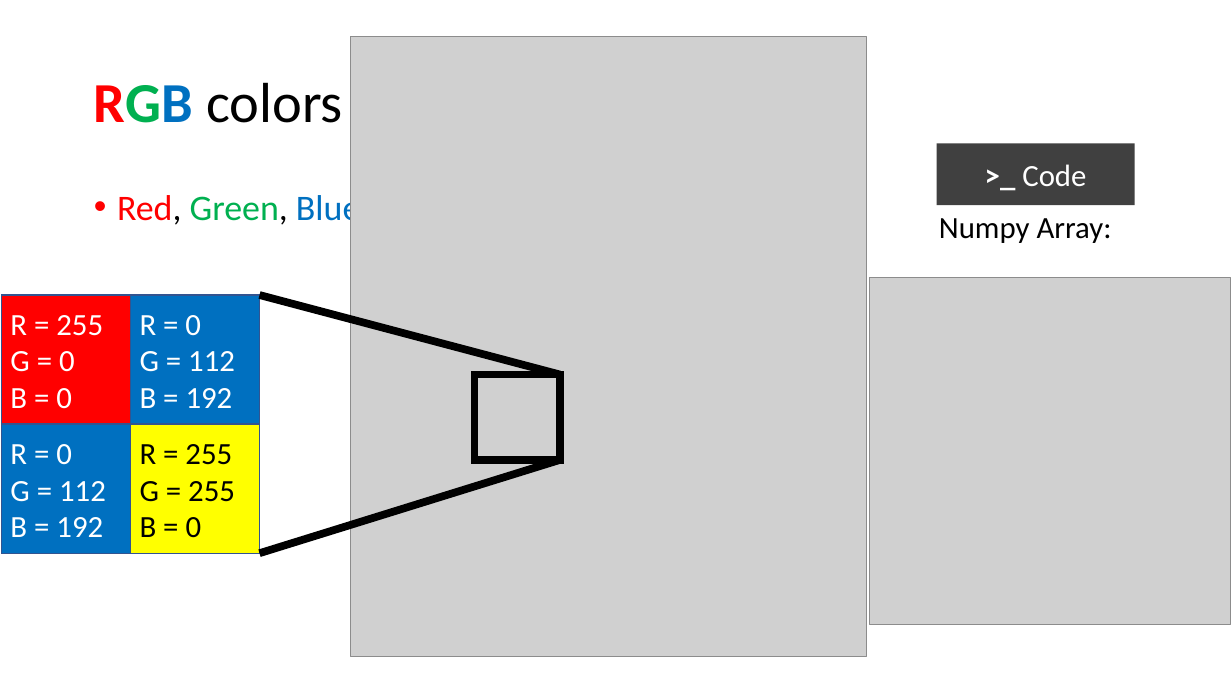
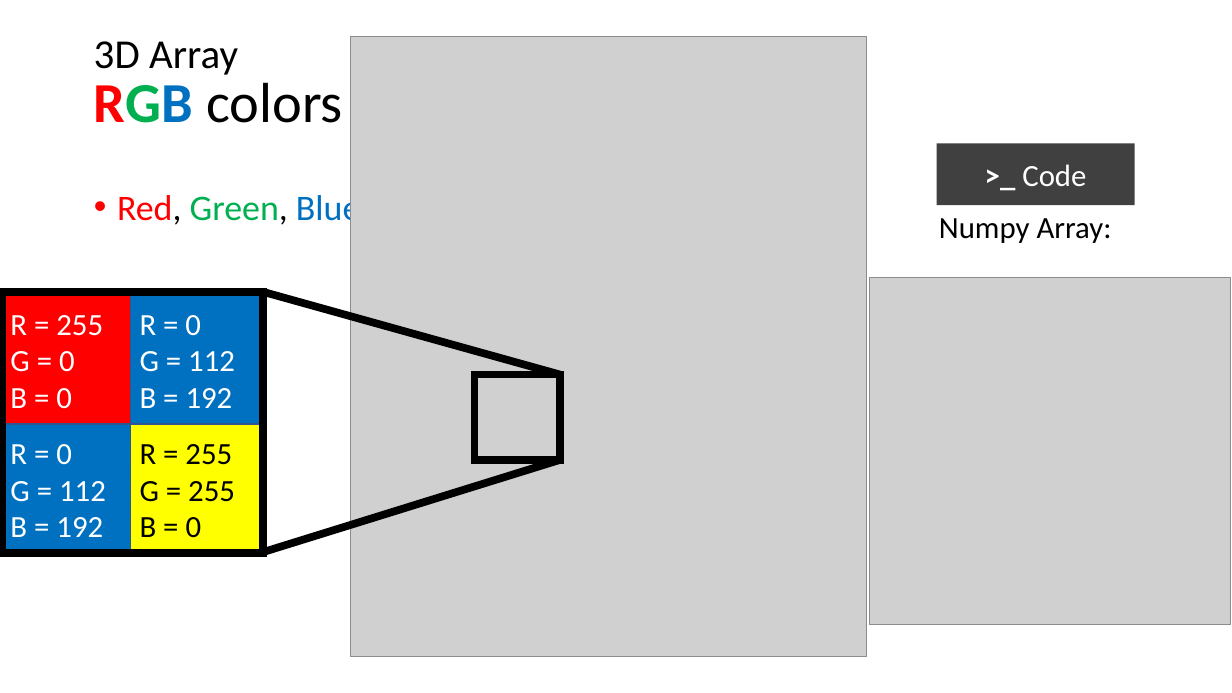
Before and after one commit to mathphysmx/teaching-ml, a slide deck: slide 17 of slides/01_softwareTutorial.pptx (slide 12 before the commit). Drawn at 1232x693 pixels with LibreOffice and Linux fonts; fonts in the diff are those of the drawing; grey boxes stand for pictures. Boxes give left, top, right and bottom in pixels: in the first picture for what was removed or moved away, otherwise in the second. Text is boxed around its words. In the diff, an @@ line names an element or a change of style, - is before the commit and + after.

```diff
--- a/slides/01_softwareTutorial.pptx
+++ b/slides/01_softwareTutorial.pptx
@@ text added at [94, 41, 238, 75], 32 pt, text #000000 @@
+3D Array
@@ rectangle added at [2, 292, 262, 554], outline #000000 6 pt @@
@@ line moved from (260, 295) - (560, 374) to (263, 292) - (560, 374) @@
```
Also in this commit, not shown: 3 other slides changed, 4 slides added, 2 other files.
